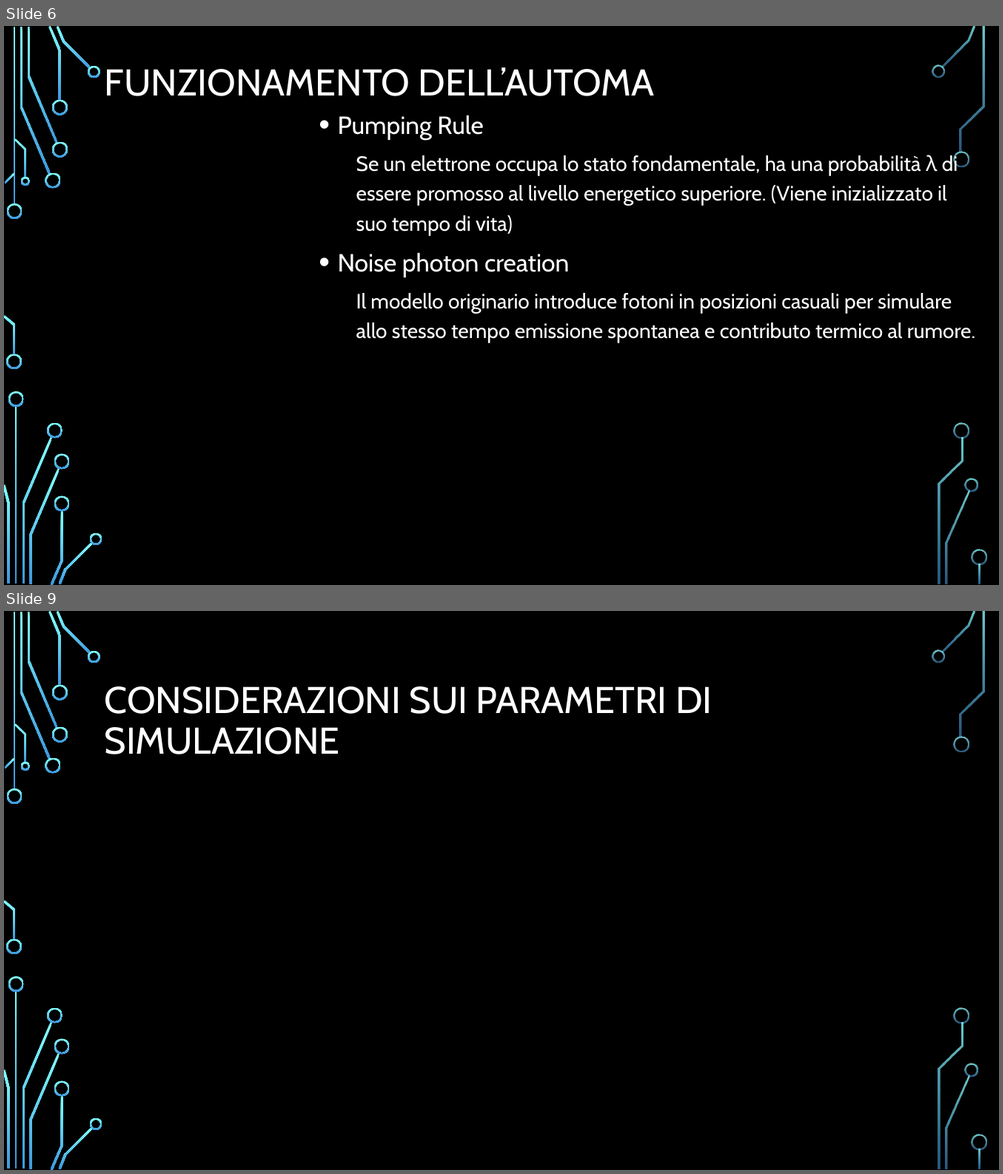
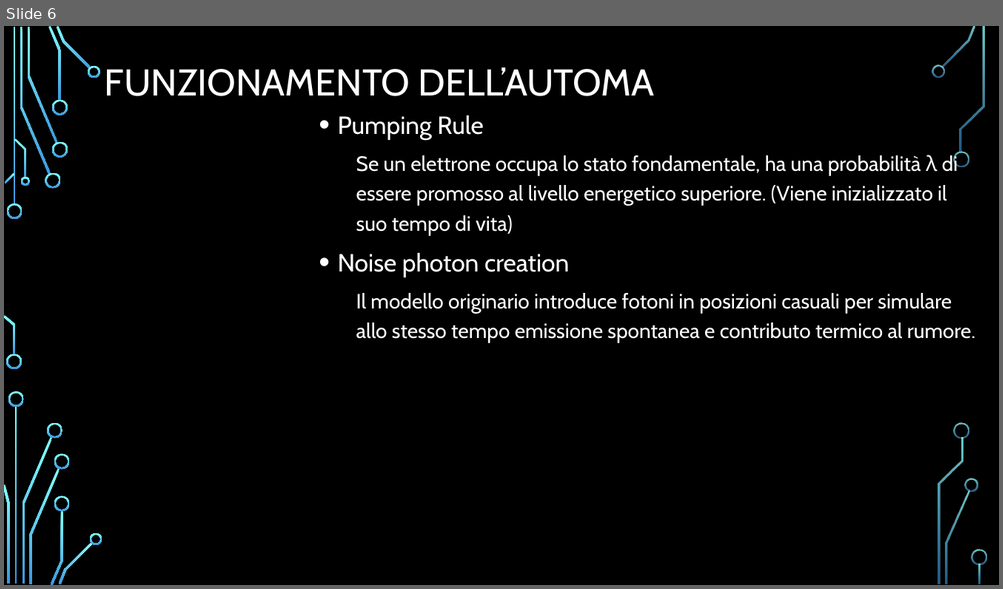
Before and after one commit to Frank01001/LASER-Dynamics-Simulation, a slide deck: Presentation/PresentazioneDispositivi.pptx. Shown one above the other, each under a label of ours: slides 6 and 9 before the commit, slide 6 after it; the slides between them are not shown. The pictures are 1003x1174 and 1003x589 pixels, drawn with LibreOffice and Linux fonts; fonts in the diff are those of the drawing; background and template pictures are left out. Boxes give left, top, right and bottom in pixels: in the first picture for what was removed or moved away, otherwise in the second. Text is boxed around its words. In the diff, an @@ line names an element or a change of style, - is before the commit and + after.

```diff
--- a/Presentation/PresentazioneDispositivi.pptx
+++ b/Presentation/PresentazioneDispositivi.pptx
@@ slide 9 removed at (4,611,999,1170), background picture (left out); not listed: 36 template elements that a slide beside it also shows @@
@@ title removed at (105,686,711,755) @@
-CONSIDERAZIONI SUI PARAMETRI DI SIMULAZIONE
```
Also in this commit, not shown: 1 slide changed, 5 slides added, 2 other slides removed, 2 other files.
